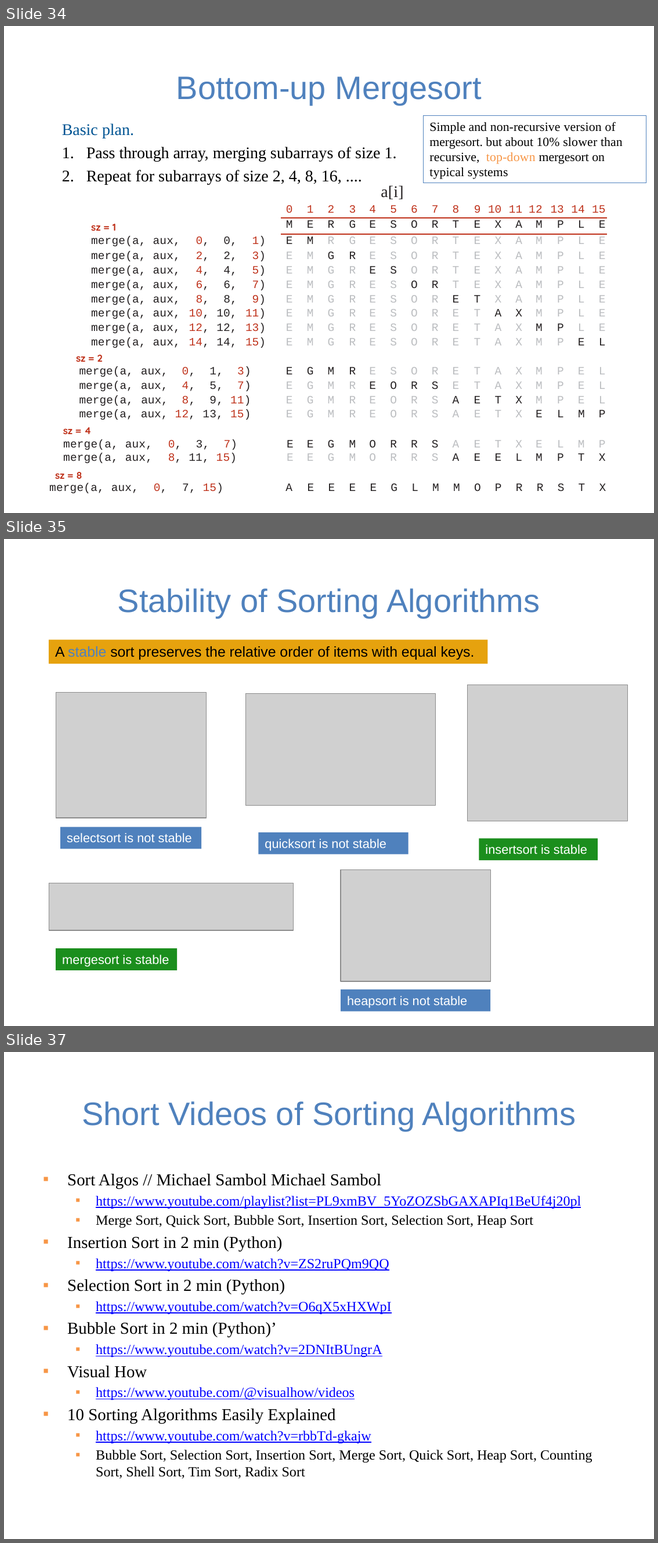
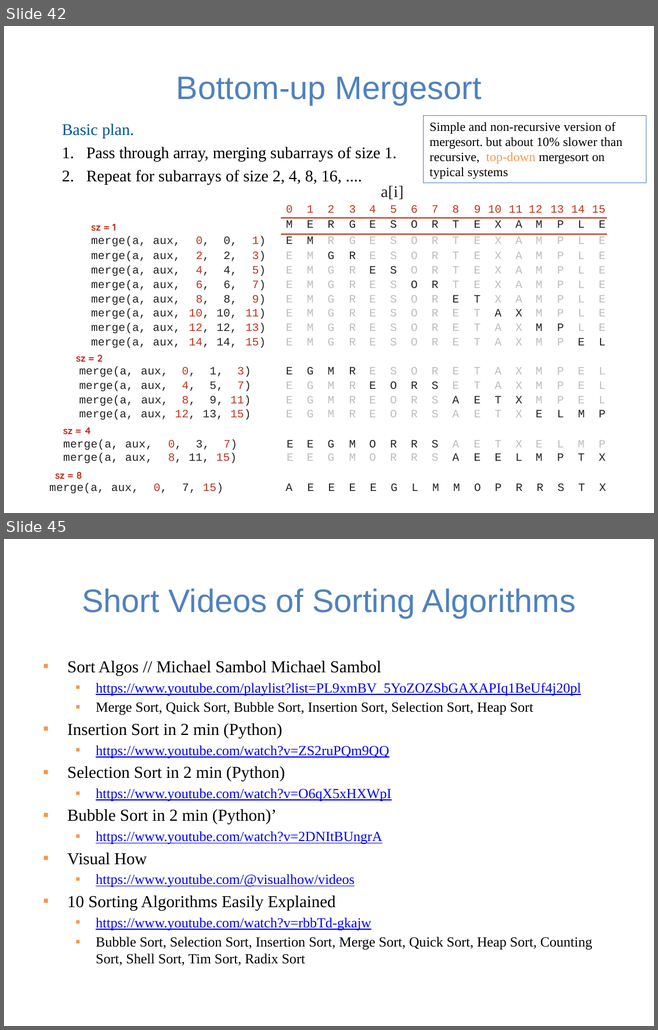
Before and after one commit to guhofstra/CSC111Fa25, a slide deck: PPTs/Lecture 13-sorting algorithms.pptx. Shown one above the other, each under a label of ours: slides 34, 35 and 37 before the commit, slides 42 and 45 after it; the slides between them are not shown. The pictures are 658x1543 and 658x1030 pixels, drawn with LibreOffice and Linux fonts; fonts in the diff are those of the drawing; grey boxes stand for pictures. Boxes give left, top, right and bottom in pixels: in the first picture for what was removed or moved away, otherwise in the second. Text is boxed around its words. In the diff, an @@ line names an element or a change of style, - is before the commit and + after.

```diff
--- a/PPTs/Lecture 13-sorting algorithms.pptx
+++ b/PPTs/Lecture 13-sorting algorithms.pptx
@@ slide 35 removed at bbox=[4, 539, 654, 1026], background #FFFFFF @@
@@ title removed at bbox=[118, 588, 539, 617] @@
-Stability of Sorting Algorithms
@@ rectangle removed at bbox=[49, 640, 487, 664] @@
-A stable sort preserves the relative order of items with equal keys.
@@ picture removed at bbox=[56, 692, 206, 817] @@
@@ picture removed at bbox=[246, 694, 436, 805] @@
@@ picture removed at bbox=[467, 685, 627, 821] @@
@@ rectangle removed at bbox=[60, 827, 201, 849] @@
-selectsort is not stable
@@ rectangle removed at bbox=[258, 832, 408, 855] @@
-quicksort is not stable
@@ rectangle removed at bbox=[479, 838, 598, 860] @@
-insertsort is stable
@@ picture removed at bbox=[49, 884, 294, 931] @@
@@ picture removed at bbox=[340, 870, 491, 982] @@
@@ rectangle removed at bbox=[56, 949, 177, 971] @@
-mergesort is stable
@@ rectangle removed at bbox=[340, 990, 491, 1012] @@
-heapsort is not stable
@@ what was slide 34 is now slide 42 @@
@@ what was slide 37 is now slide 45 @@
```
Also in this commit, not shown: 4 slides changed, 9 slides added, 3 other files.
